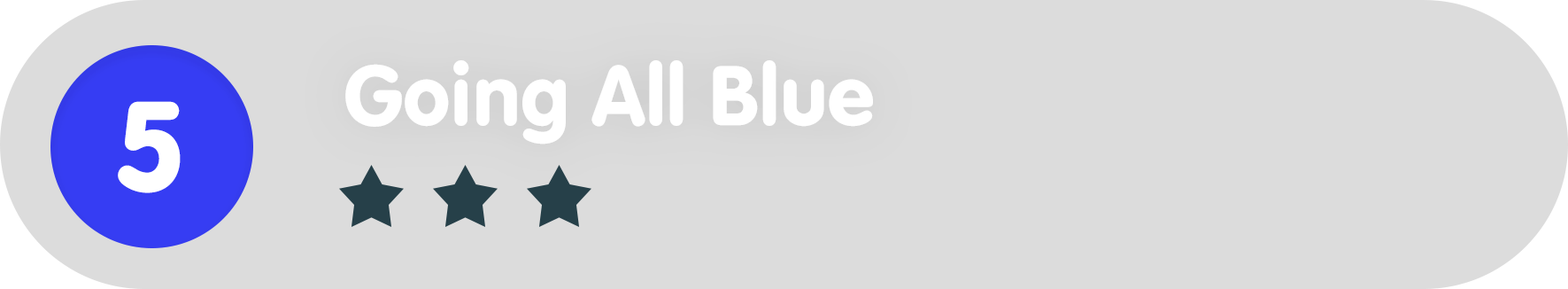
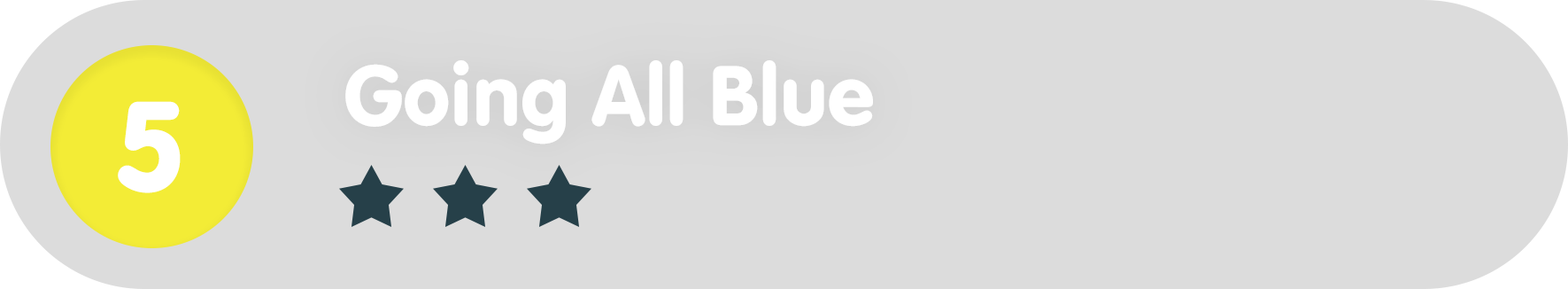
Revision of a layered w=1568, h=289 image; what changed, layer by layer:
painted on "Ellipse_green" over [50, 45, 254, 248]
